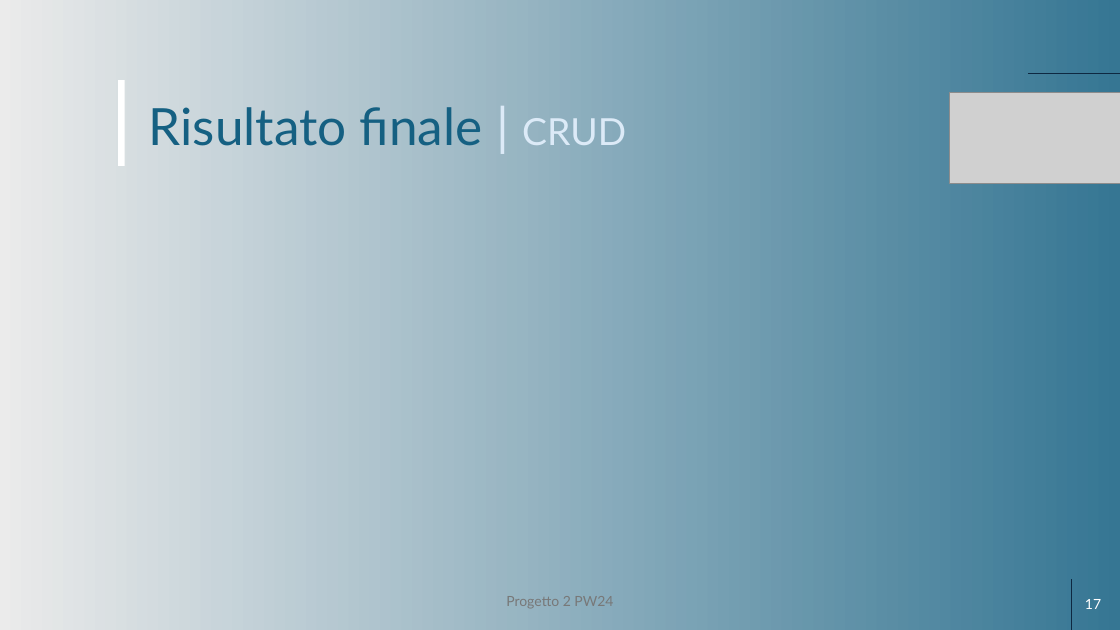
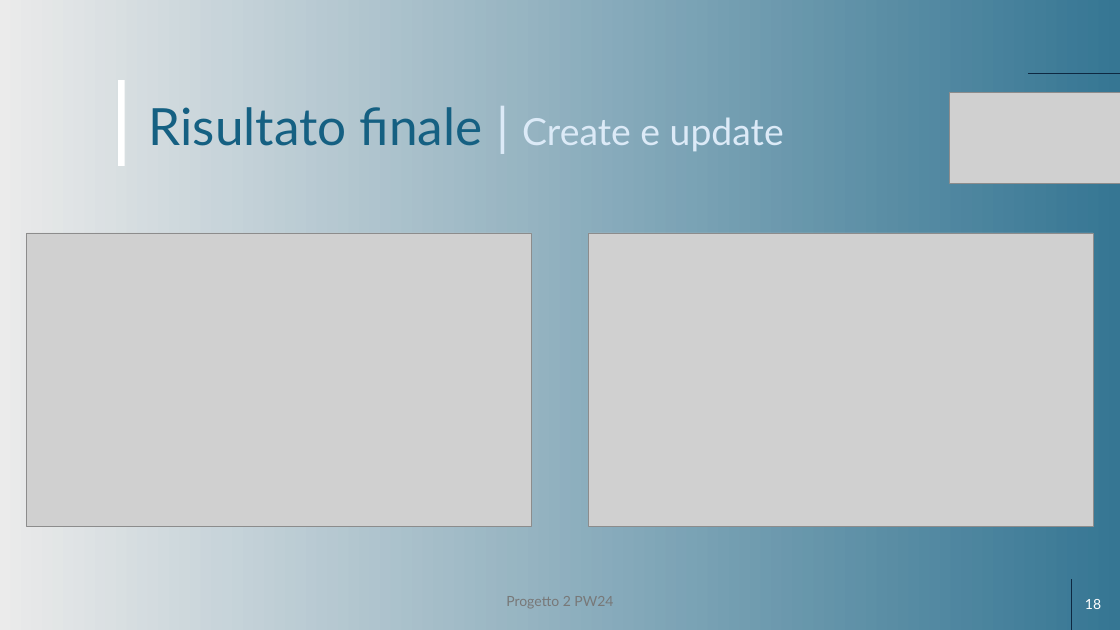
Before and after one commit to DavideBrambilla98/Progetto2_PW24, a slide deck: slide 18 of Documentazione/PROGETTO 2 PW24.pptx (slide 17 before the commit). Drawn at 1120x630 pixels with LibreOffice and Linux fonts; fonts in the diff are those of the drawing; grey boxes stand for pictures. Boxes give left, top, right and bottom in pixels: in the first picture for what was removed or moved away, otherwise in the second. Text is boxed around its words. In the diff, an @@ line names an element or a change of style, - is before the commit and + after.

```diff
--- a/Documentazione/PROGETTO 2 PW24.pptx
+++ b/Documentazione/PROGETTO 2 PW24.pptx
@@ title at (x1=149, y1=107, x2=784, y2=151): text changed @@
-Risultato finale | CRUD
+Risultato finale | Create e update
@@ picture added at (x1=27, y1=233, x2=532, y2=526) @@
@@ picture added at (x1=588, y1=233, x2=1093, y2=526) @@
@@ page number at (x1=1085, y1=599, x2=1101, y2=609): text changed @@
-17
+18
```
Also in this commit, not shown: 2 other slides changed, 1 slide added.
